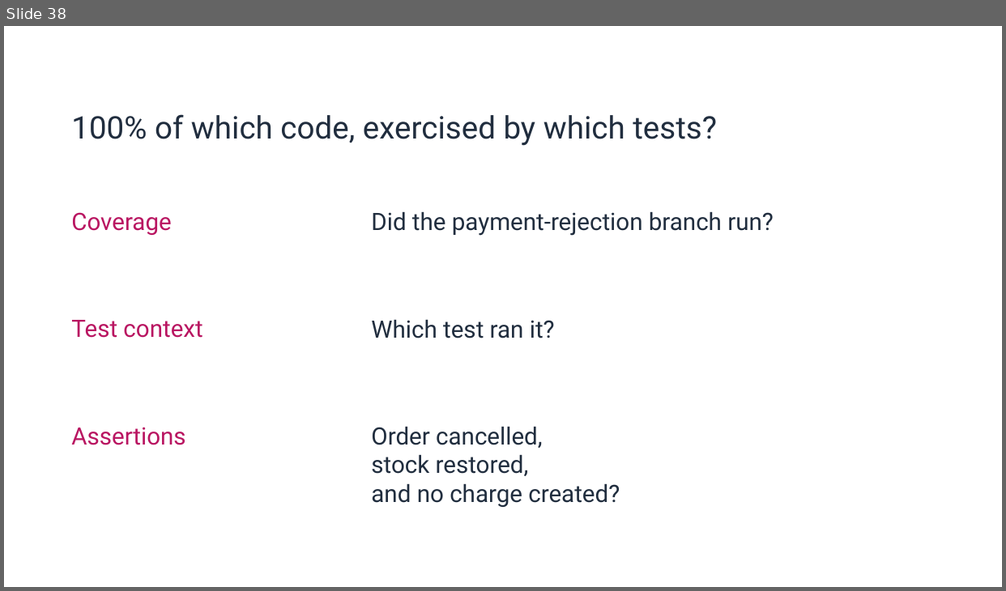
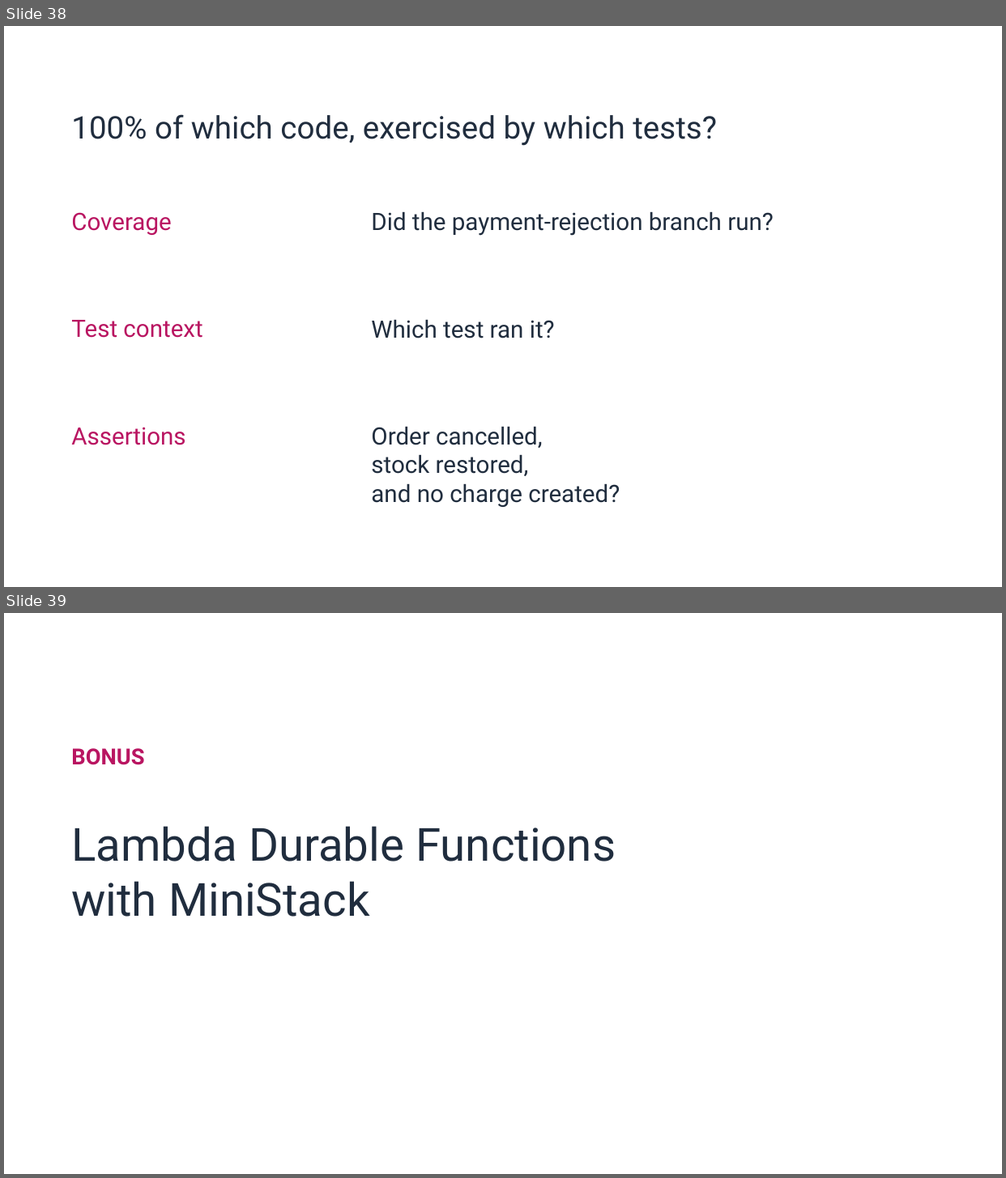
Before and after one commit to alex-au-922/aws-community-day-hk-2026-step-functions-testing, a slide deck: presentation/output/testing-python-workflows-with-floci.pptx. Shown one above the other, each under a label of ours: slide 38 before the commit, slides 38 and 39 after it. The pictures are 1006x591 and 1006x1178 pixels, drawn with LibreOffice and Linux fonts; fonts in the diff are those of the drawing; background and template pictures are left out. Boxes give left, top, right and bottom in pixels: in the first picture for what was removed or moved away, otherwise in the second. Text is boxed around its words. In the diff, an @@ line names an element or a change of style, - is before the commit and + after.

Commit message:
Expand the Durable Functions bonus for post-talk readers

```diff
--- a/presentation/output/testing-python-workflows-with-floci.pptx
+++ b/presentation/output/testing-python-workflows-with-floci.pptx
@@ slide 39 added at <box>4,613,1002,1174</box>, background picture (left out) @@
@@ text added at <box>71,748,144,765</box>, 16 pt, text #B91561, bold @@
+BONUS
@@ text added at <box>71,826,616,917</box>, 33 pt, text #202D3E @@
+Lambda Durable Functions
+with MiniStack
```
Also in this commit, not shown: 7 other slides added, 4 slides removed, 2 other files.
